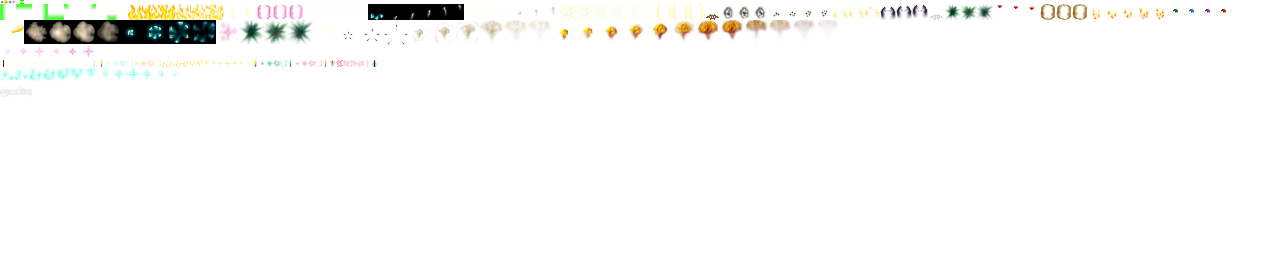
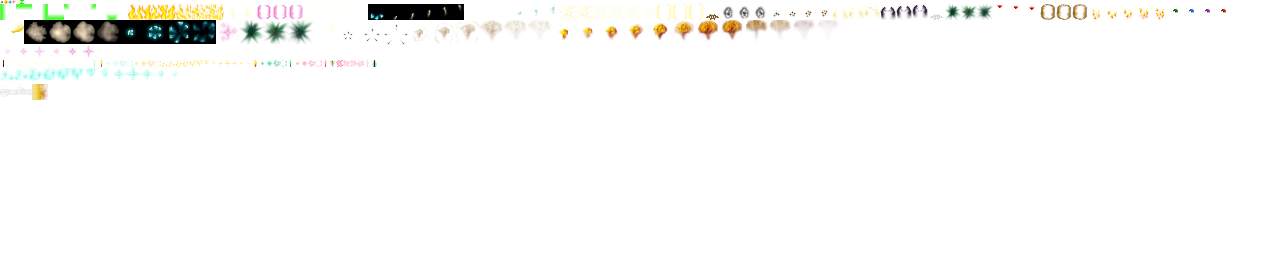
The second 1280 x 256 image is a revision of the first. Changes to its layers:
painted on "Background" over (32, 84, 48, 100)
